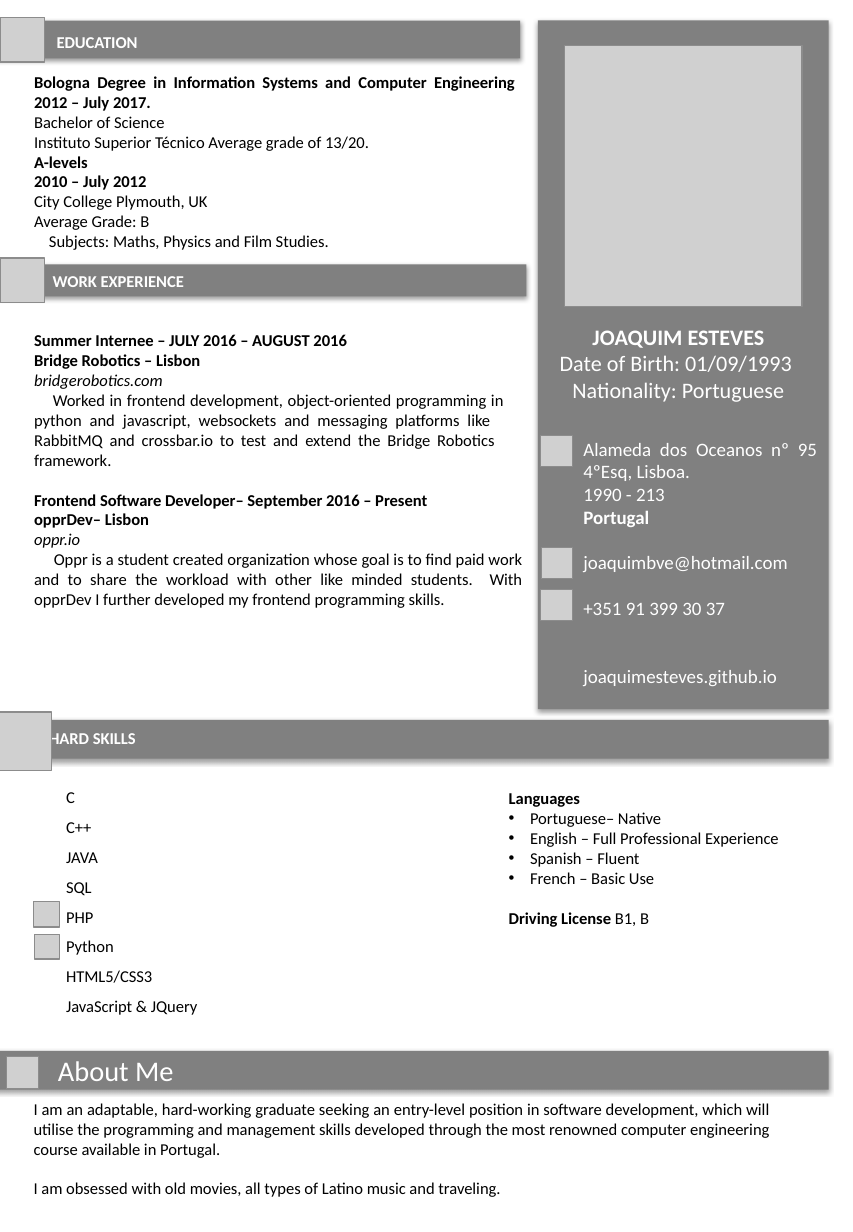
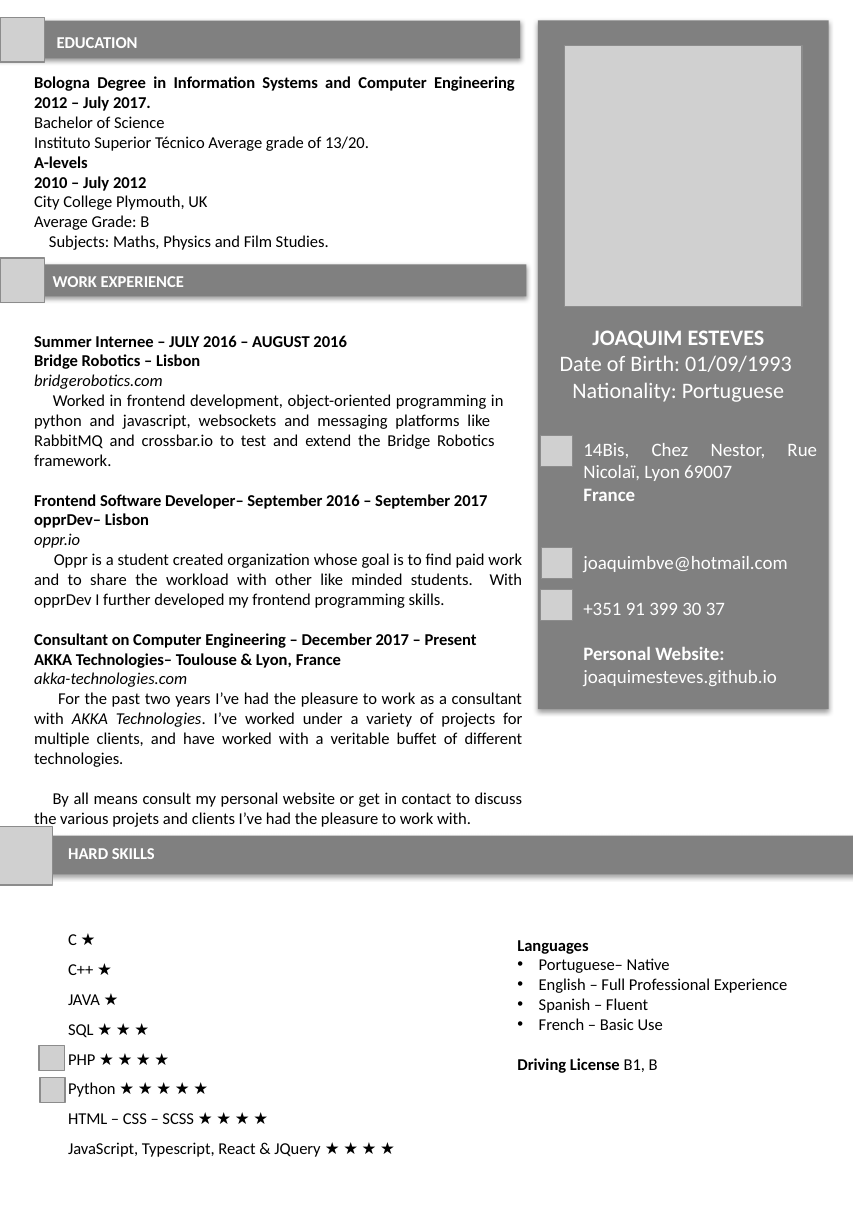
Before and after one commit to JoaquimEsteves/personal-page, a slide deck: slide 1 of CVs/CV MC.pptx. Drawn at 853x1232 pixels with LibreOffice and Linux fonts; fonts in the diff are those of the drawing; grey boxes stand for pictures; background and template pictures are left out. Boxes give left, top, right and bottom in pixels: in the first picture for what was removed or moved away, otherwise in the second. Text is boxed around its words. In the diff, an @@ line names an element or a change of style, - is before the commit and + after.

```diff
--- a/CVs/CV MC.pptx
+++ b/CVs/CV MC.pptx
@@ text at (583,443,766,501): text changed @@
-Alameda dos Oceanos nº 95 4ºEsq, Lisboa.
-1990 - 213
-Portugal
+14Bis, Chez Nestor, Rue Nicolaï, Lyon 69007
+France
@@ text at (34,494,487,509): text changed @@
-Frontend Software Developer– September 2016 – Present
+Frontend Software Developer– September 2016 – September 2017
@@ text at (34,633,523,828): text changed; text colour #FFFFFF to #000000; bold off @@
-HARD SKILLS
+Consultant on Computer Engineering – December 2017 – Present
+AKKA Technologies– Toulouse & Lyon, France
+akka-technologies.com
+For the past two years I’ve had the pleasure to work as a consultant with AKKA Technologies. I’ve worked under a variety of projects for multiple clients, and have worked with a veritable buffet of different technologies.
+By all means consult my personal website or get in contact to discuss the various projets and clients I’ve had the pleasure to work with.
@@ text at (583,647,724,660): paragraph added @@
+Personal Website:
@@ picture: place and size @@
-picture at (0,712,51,770)
+picture at (0,827,53,885)
@@ rectangle: place and size @@
-rectangle at (0,720,829,759)
+rectangle at (0,836,853,875)
@@ text added at (68,848,155,859), 10.5 pt, text #FFFFFF, bold @@
+HARD SKILLS
@@ text "Languages": place and size @@
-text "Languages" at (509,793,779,927)
+text "Languages" at (517,940,788,1073)
@@ text at (68,934,320,1157): text changed @@
-C
-C++
-JAVA
-SQL
-PHP
-Python
-HTML5/CSS3
-JavaScript & JQuery
+C ★
+C++ ★
+JAVA ★
+SQL ★ ★ ★
+PHP ★ ★ ★ ★
+Python ★ ★ ★ ★ ★
+HTML – CSS – SCSS ★ ★ ★ ★
+JavaScript, Typescript, React & JQuery ★ ★ ★ ★
@@ picture: place and size @@
-picture at (34,902,59,927)
+picture at (39,1045,64,1070)
@@ rectangle removed at (0,1051,829,1090) @@
-About Me
@@ picture removed at (7,1057,39,1088) @@
@@ picture: place and size @@
-picture at (35,934,60,959)
+picture at (40,1078,65,1103)
@@ text removed at (34,1103,769,1197) @@
-I am an adaptable, hard-working graduate seeking an entry-level position in software development, which will utilise the programming and management skills developed through the most renowned computer engineering course available in Portugal.
-I am obsessed with old movies, all types of Latino music and traveling.
```
Also in this commit, not shown: 1 slide removed, 1 other file.
